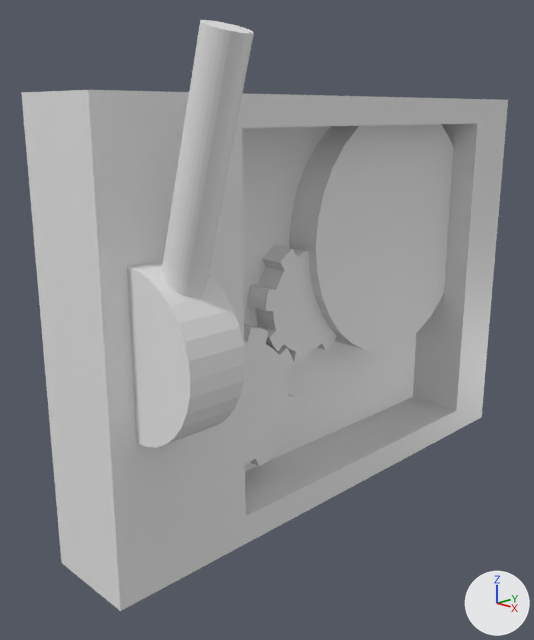
A saved change to the Blender file mdlsrc/Generator.blend.
Camera for both pictures: a 50 mm camera at (4.71, -5.3, 3.78) aimed at (-0.11, -0.56, 1.89). Lighting does not change. The marker at lower right points along +X, +Y and +Z.

Script lines for the objects in view, before the commit:
```python
ob_cube = bpy.data.objects.new('Cube', me_cube)
ob_cube.location = (0.0, 0.0, 2.0)
ob_cube.scale = (0.443, 2.68, 1.91)
ob_cube_001 = bpy.data.objects.new('Cube.001', me_cube_001)
ob_cube_001.location = (0.824, 0.346, 2.015)
ob_cube_001.scale = (1.0, 1.71, 1.65)
ob_cylinder = bpy.data.objects.new('Cylinder', me_cylinder)
ob_cylinder.location = (-0.05, -1.05, 1.21)
ob_cylinder.rotation_euler = (-1.571, 1.45, -1.571)  # degrees (-90, 83, -90)
ob_cylinder.scale = (0.603, 0.603, -0.121)
ob_cylinder_001 = bpy.data.objects.new('Cylinder.001', me_cylinder_001)
ob_cylinder_001.location = (-0.29, 1.09, 2.58)
ob_cylinder_001.rotation_euler = (0.0, 1.571, 0.0)  # degrees (0, 90, 0)
ob_cylinder_001.scale = (1.28, 1.28, 0.453)
ob_cylinder_002 = bpy.data.objects.new('Cylinder.002', me_cylinder_002)
ob_cylinder_002.location = (-0.05, -0.15, 2.03)
ob_cylinder_002.rotation_euler = (0.0, 1.571, 0.0)  # degrees (0, 90, 0)
ob_cylinder_002.scale = (0.502, 0.502, -0.121)
ob_cylinder_003 = bpy.data.objects.new('Cylinder.003', me_cylinder_003)
ob_cylinder_003.location = (0.94, -2.21, 3.29)
ob_cylinder_003.rotation_euler = (3.142, 2.847, -3.142)  # degrees (180, 163, -180)
ob_cylinder_003.scale = (-0.159, -0.159, -1.02)
ob_cylinder_004 = bpy.data.objects.new('Cylinder.004', me_cylinder_004)
ob_cylinder_004.location = (0.44, -2.21, 2.09)
ob_cylinder_004.rotation_euler = (1.571, 0.0, 0.0)  # degrees (90, 0, 0)
ob_cylinder_004.scale = (0.664, 0.664, -0.245)
# me_cube
# before: 0 (1.0, 1.0, 1.0), 1 (1.0, 1.0, -1.0), 2 (1.0, -1.0, 1.0), 3 (1.0, -1.0, -1.0)
```
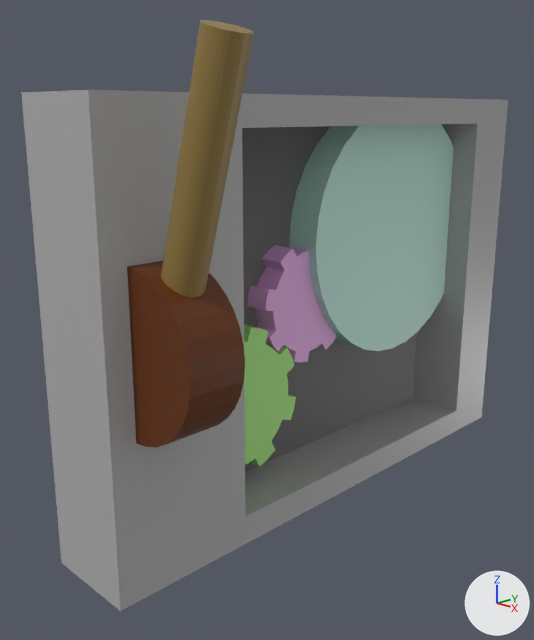
ob_cube_001 is not drawn itself; it is used by a modifier of ob_cube.

Location of each change, (x1, y1, x2, y2) in pixels of the pictures (534 x 640 px):
'Cube', recoloured: (21, 90, 508, 611) in both
'Cylinder.001', recoloured: (289, 124, 453, 351) in both
'Cylinder.004', recoloured (grey to brown): (127, 261, 245, 447) in both
'Cylinder.003', recoloured (grey to brown): (161, 20, 254, 297) in both
'Cylinder.002', recoloured: (247, 245, 337, 362) in both
'Cylinder', recoloured (grey to green): (244, 324, 296, 467) in both
part 1 of me_cube, built on: (88, 90, 508, 611) in both

Diff of the bpy script that builds the scene:
```diff
--- a/mdlsrc/Generator.blend.py
+++ b/mdlsrc/Generator.blend.py
@@ mat_material @@
 mat_material = principled_material('Material')
-mat_material.base_color = (0.8, 0.8, 0.8)  # white #e7e7e7
+mat_material.base_color = (0.429, 0.429, 0.429)  # grey #afafaf
 mat_material.roughness = 0.4
@@ me_cube @@
 me_cube.from_pydata(...)  # 8 vertices, 6 faces; spans x -1.0..1.0, y -1.0..1.0, z -1.0..1.0
 # used by ob_cube; location = (0.0, 0.0, 2.0); scale = (0.443, 2.68, 1.91)
 # verts and faces of me_cube; kept vertices keep their numbers, new ones are numbered from 8
+# me_cube part 1
+delete_faces([(0, 2, 3, 1)])
+verts[8] = (-0.4, -0.51, -0.86)
+verts[9] = (-0.4, -0.51, 0.87)
+verts[10] = (-0.4, 0.77, -0.86)  # pixel (412, 396)
+verts[11] = (-0.4, 0.77, 0.87)
+for new, old in zip([*range(12, 16)], [*range(8, 12)]): verts[new] = verts[old] + (1.4, 0.0, 0.0)
+faces += [(0, 2, 3, 1, 14, 12, 13, 15), (0, 15, 14, 1), (10, 14, 15, 11), (8, 9, 13, 12), (8, 12, 14, 10), (9, 11, 15, 13)]  # mat_material (grey #afafaf)
+faces += [(8, 10, 11, 9)]  # mat_material_001 (dark grey #5c5c5c)
 me_cube.materials.append(mat_material)
+me_cube.materials.append(mat_material_001)  # dark grey #5c5c5c
@@ me_cylinder @@
 me_cylinder.from_pydata(...)  # 136 vertices, 106 faces; spans x -1.2..1.2, y -1.2..1.2, z -1.0..1.0
+me_cylinder.materials.append(mat_material_004)  # green #a8e781
@@ me_cylinder_001 @@
 me_cylinder_001.from_pydata(...)  # 64 vertices, 34 faces; spans x -1.0..1.0, y -1.0..1.0, z -1.0..1.0
+me_cylinder_001.materials.append(mat_material_002)  # green #bde7db
@@ me_cylinder_002 @@
 me_cylinder_002.from_pydata(...)  # 136 vertices, 106 faces; spans x -1.2..1.2, y -1.2..1.2, z -1.0..1.0
+me_cylinder_002.materials.append(mat_material_003)  # pink #e7ade5
@@ me_cylinder_003 @@
 me_cylinder_003.from_pydata(...)  # 64 vertices, 34 faces; spans x -1.0..1.0, y -1.0..1.0, z -1.0..1.0
+me_cylinder_003.materials.append(mat_material_006)  # yellow #907840
@@ me_cylinder_004 @@
 me_cylinder_004.from_pydata(...)  # 64 vertices, 34 faces; spans x -1.0..1.0, y -1.0..1.0, z -1.0..1.0
+me_cylinder_004.materials.append(mat_material_005)  # brown #642f00
@@ ob_cube @@
 ob_cube.scale = (0.443, 2.68, 1.91)
-_m = ob_cube.modifiers.new('Boolean', 'BOOLEAN')
-_m.object = ob_cube_001
@@ ob_cube_001 @@
-ob_cube_001 = bpy.data.objects.new('Cube.001', me_cube_001)
```
